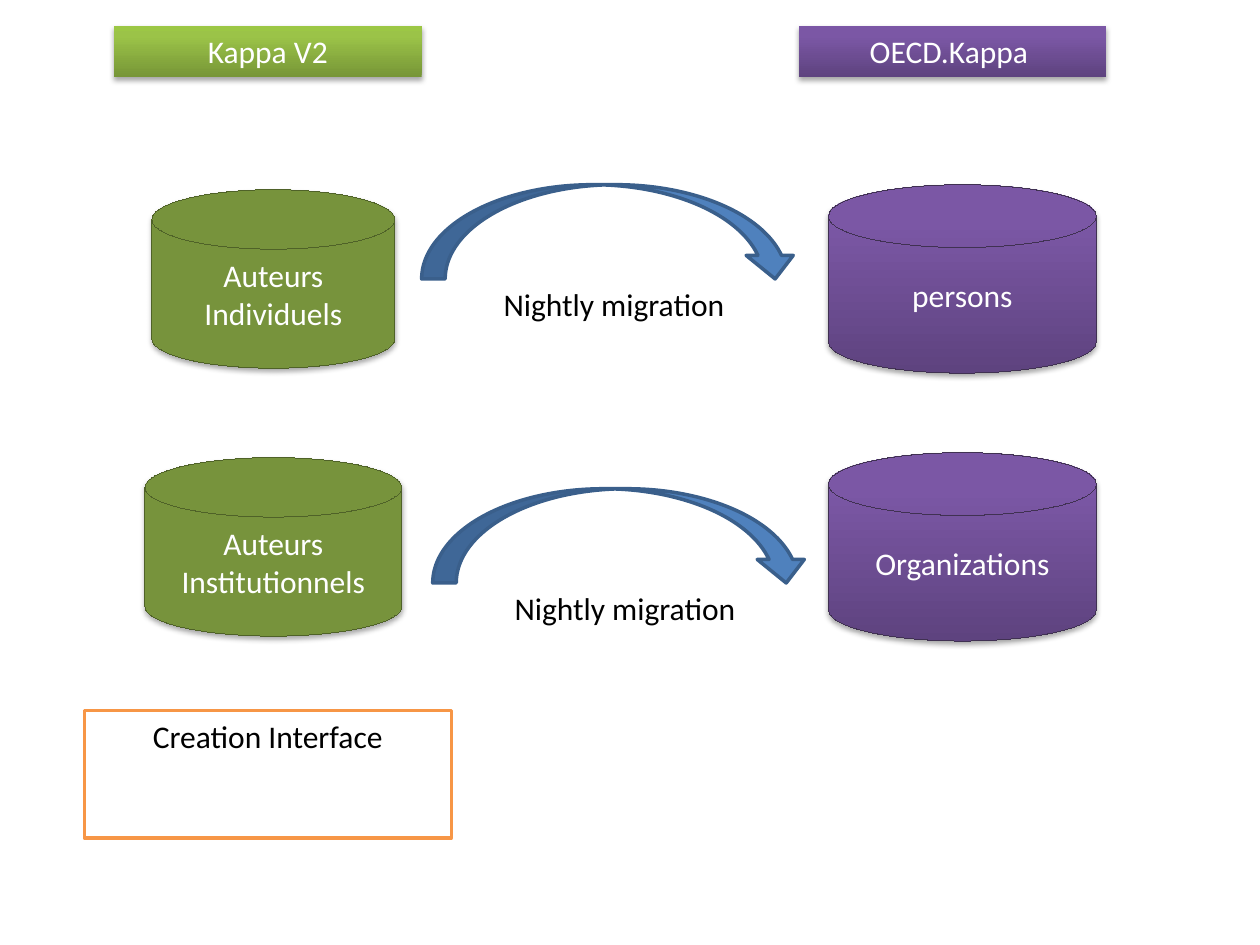
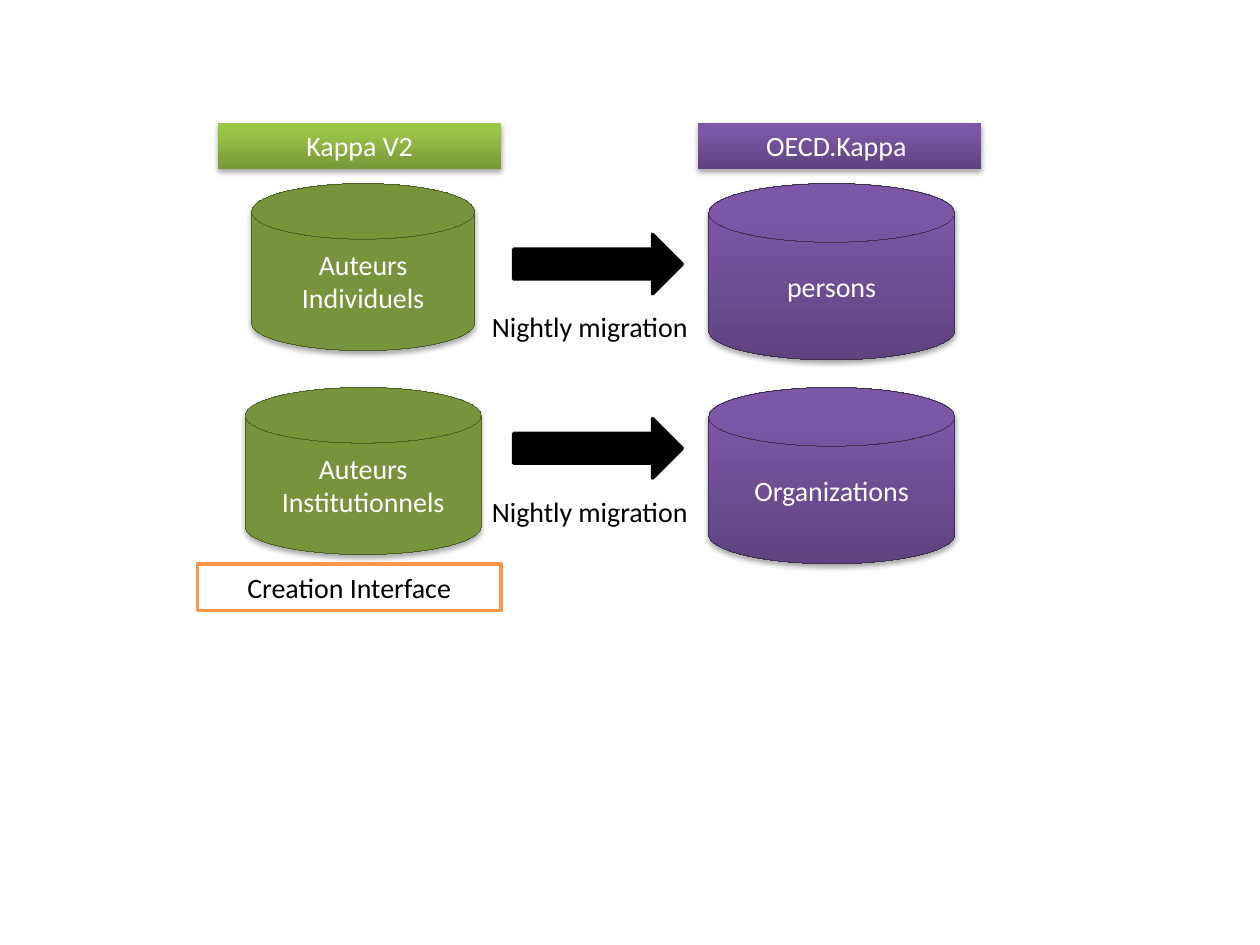
Before and after one commit to jfix/kv3-doc, a slide deck: slide 1 of UserGuide/source/images/Authors.pptx. Drawn at 1260x945 pixels with LibreOffice and Linux fonts; fonts in the diff are those of the drawing. Boxes give left, top, right and bottom in pixels: in the first picture for what was removed or moved away, otherwise in the second. Text is boxed around its words. In the diff, an @@ line names an element or a change of style, - is before the commit and + after.

```diff
--- a/UserGuide/source/images/Authors.pptx
+++ b/UserGuide/source/images/Authors.pptx
@@ rectangle "Kappa V2": place and size @@
-rectangle "Kappa V2" at box(115, 26, 422, 77)
+rectangle "Kappa V2" at box(218, 122, 500, 169)
@@ rectangle "OECD.Kappa": place and size @@
-rectangle "OECD.Kappa" at box(799, 26, 1106, 77)
+rectangle "OECD.Kappa" at box(698, 122, 980, 169)
@@ cylinder "Auteurs Individuels": place and size @@
-cylinder "Auteurs Individuels" at box(151, 190, 394, 369)
+cylinder "Auteurs Individuels" at box(252, 184, 475, 352)
@@ curved down arrow removed at box(422, 185, 799, 280) @@
@@ cylinder "persons": place and size @@
-cylinder "persons" at box(828, 185, 1096, 374)
+cylinder "persons" at box(708, 184, 954, 360)
@@ right arrow added at box(514, 234, 683, 294), fill #000000, outline #000000 2 pt @@
@@ text "Nightly migration": place and size @@
-text "Nightly migration" at box(504, 294, 724, 322)
+text "Nightly migration" at box(492, 317, 687, 342)
@@ cylinder "Auteurs Institutionnels": place and size @@
-cylinder "Auteurs Institutionnels" at box(145, 457, 402, 636)
+cylinder "Auteurs Institutionnels" at box(246, 387, 481, 554)
@@ cylinder "Organizations": place and size @@
-cylinder "Organizations" at box(828, 452, 1096, 641)
+cylinder "Organizations" at box(708, 387, 954, 563)
@@ right arrow added at box(514, 418, 683, 478), fill #000000, outline #000000 2 pt @@
@@ curved down arrow removed at box(432, 489, 809, 583) @@
@@ size 18 to 16 pt in 9 elements at box(492, 317, 687, 342), box(252, 184, 475, 352), box(708, 184, 954, 360), box(246, 387, 481, 554), box(218, 122, 500, 169), box(708, 387, 954, 563), box(698, 122, 980, 169), box(198, 564, 501, 611), box(492, 502, 687, 527) @@
@@ text "Nightly migration": place and size @@
-text "Nightly migration" at box(515, 598, 735, 626)
+text "Nightly migration" at box(492, 502, 687, 527)
@@ rectangle "Creation Interface": place and size @@
-rectangle "Creation Interface" at box(84, 711, 451, 838)
+rectangle "Creation Interface" at box(198, 564, 501, 611)
```
Also in this commit, not shown: 3 other files.
